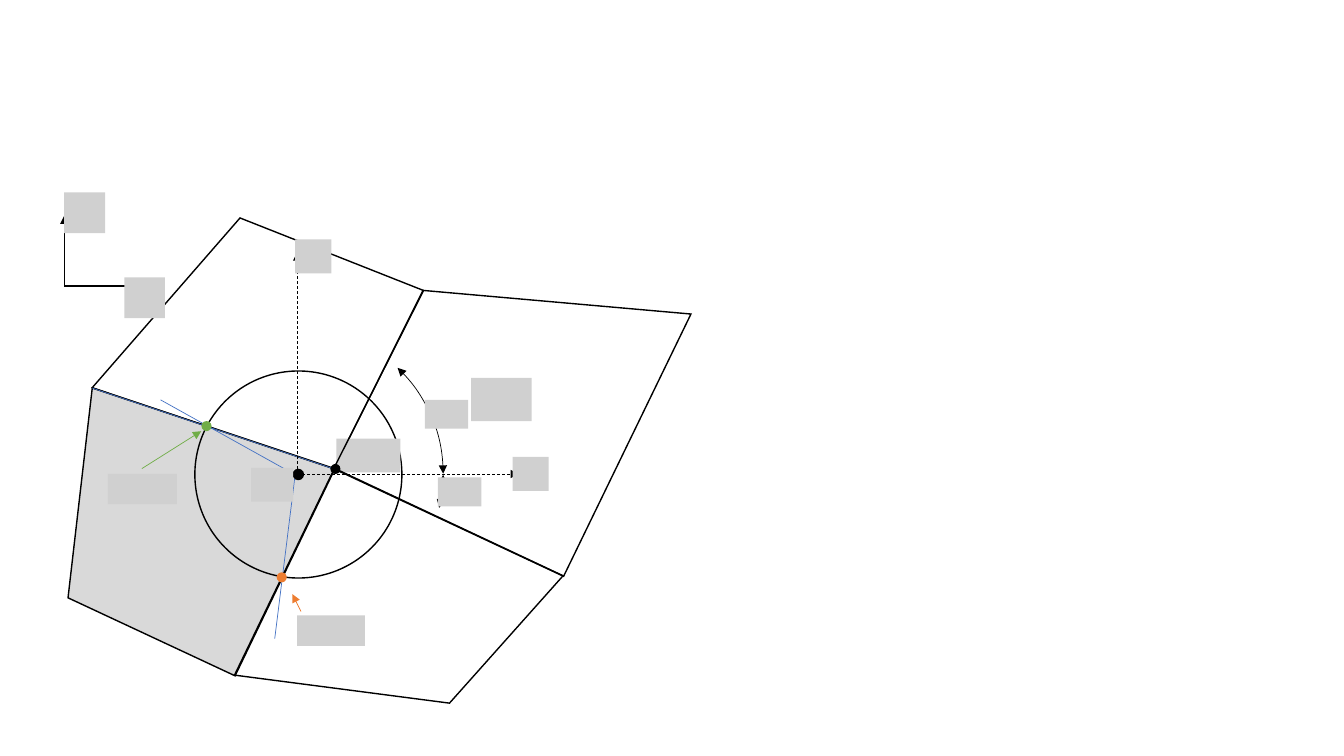
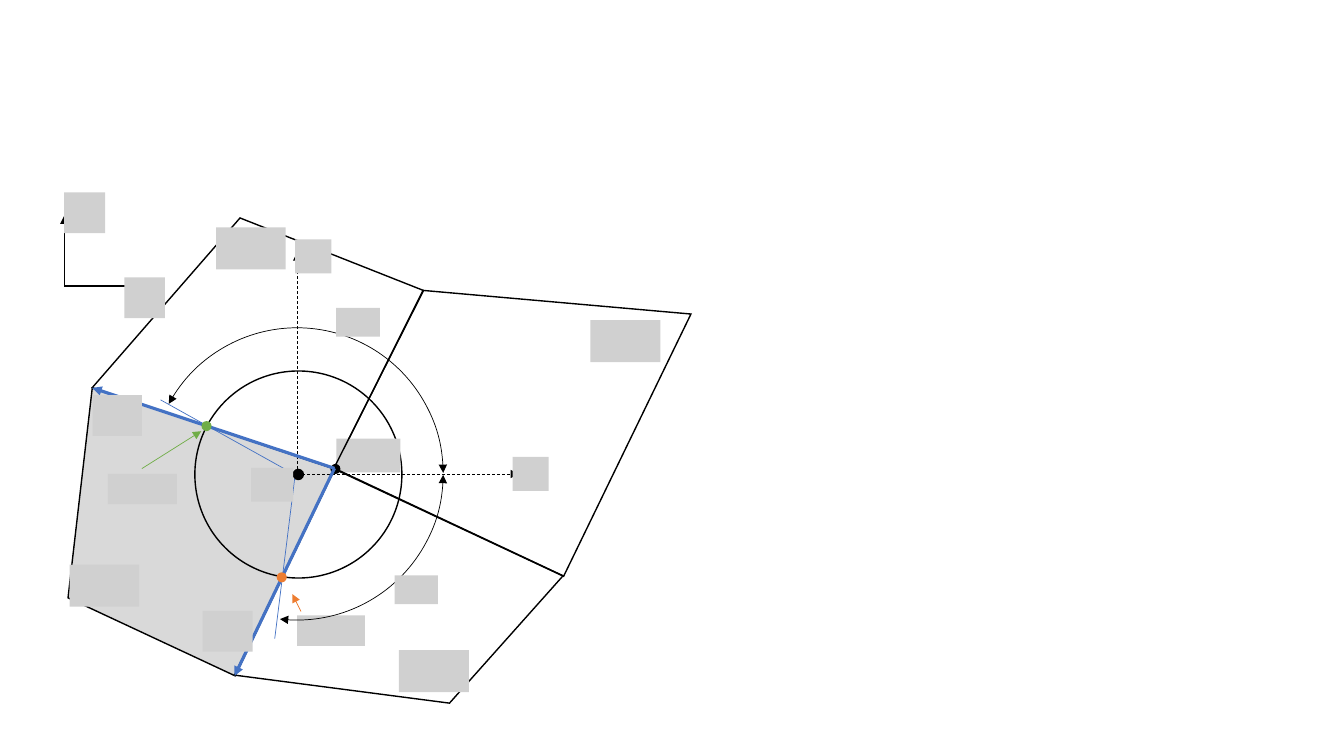
Before and after one commit to smillerc/cato, a slide deck: slide 4 of papers/method_explanation.pptx (slide 6 before the commit). Drawn at 1344x756 pixels with LibreOffice and Linux fonts; fonts in the diff are those of the drawing; grey boxes stand for pictures. Boxes give left, top, right and bottom in pixels: in the first picture for what was removed or moved away, otherwise in the second. Text is boxed around its words. In the diff, an @@ line names an element or a change of style, - is before the commit and + after.

```diff
--- a/papers/method_explanation.pptx
+++ b/papers/method_explanation.pptx
@@ picture added at (x1=216, y1=228, x2=285, y2=270) @@
@@ arc (boxed as its full ellipse) at (x1=151, y1=328, x2=444, y2=620): proportions changed @@
@@ arc (boxed as its full ellipse) at (x1=151, y1=328, x2=444, y2=620): proportions changed @@
@@ picture added at (x1=337, y1=308, x2=380, y2=337) @@
@@ picture added at (x1=591, y1=321, x2=660, y2=363) @@
@@ arrow added from (335, 469) to (93, 388), #4472C4 2.25 pt @@
@@ picture removed at (x1=471, y1=378, x2=531, y2=421) @@
@@ picture added at (x1=93, y1=395, x2=142, y2=436) @@
@@ picture removed at (x1=425, y1=400, x2=469, y2=430) @@
@@ arrow added from (335, 469) to (235, 677), #4472C4 2.25 pt @@
@@ picture removed at (x1=438, y1=478, x2=481, y2=507) @@
@@ picture added at (x1=70, y1=565, x2=139, y2=607) @@
@@ picture added at (x1=395, y1=576, x2=439, y2=605) @@
@@ picture added at (x1=203, y1=611, x2=252, y2=651) @@
@@ picture added at (x1=399, y1=650, x2=469, y2=693) @@
```
Also in this commit, not shown: 3 other slides changed.
